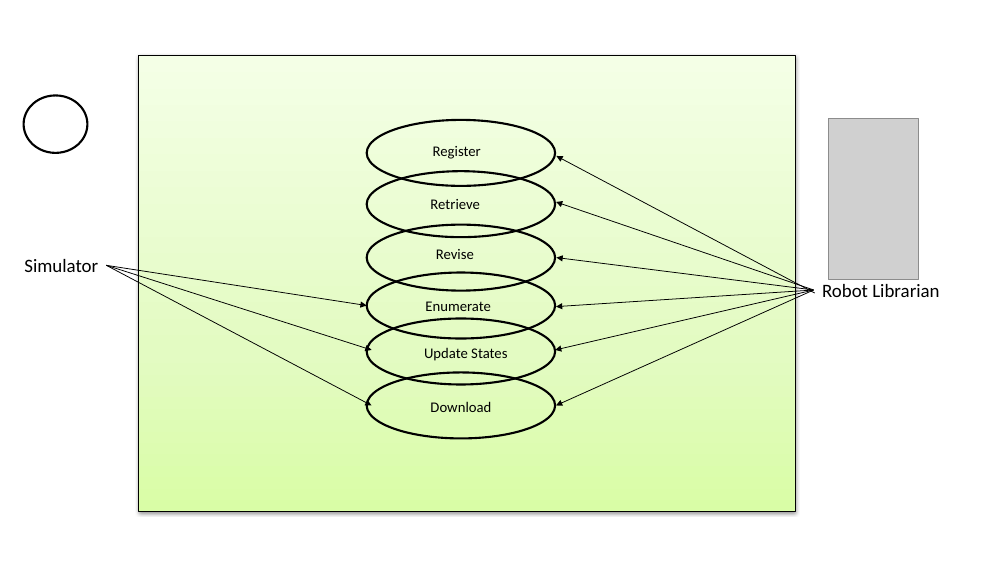
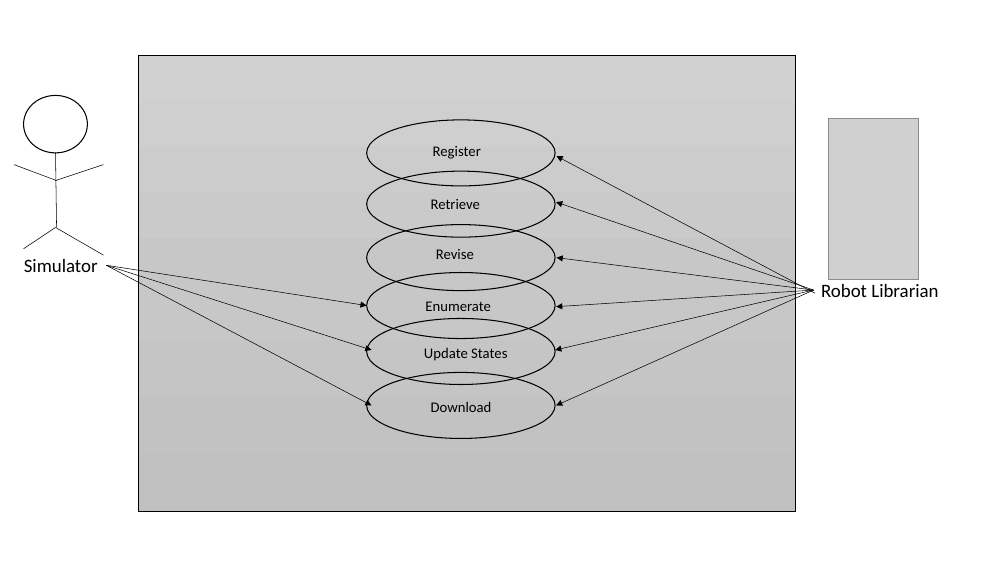
Before and after one commit to LucrativeHippo/BattleBots, a slide deck: slide 2 of doc/requiremnetsPics.pptx. Drawn at 1008x567 pixels with LibreOffice and Linux fonts; fonts in the diff are those of the drawing; grey boxes stand for pictures. Boxes give left, top, right and bottom in pixels: in the first picture for what was removed or moved away, otherwise in the second. Text is boxed around its words. In the diff, an @@ line names an element or a change of style, - is before the commit and + after.

```diff
--- a/doc/requiremnetsPics.pptx
+++ b/doc/requiremnetsPics.pptx
@@ rectangle at (139, 56, 796, 512): fill gradient #DAFDA7 to #E4FCC2 to #F5FFE7 to gradient #D2D2D2 to #C8C8C8 to #C0C0C0; outline #000000 0.75 pt to #000000 0.5 pt; shadow off @@
@@ outline #000000 2 pt to #000000 1 pt in 7 elements at (367, 225, 555, 290), (367, 273, 555, 339), (367, 318, 555, 384), (367, 171, 555, 237), (367, 120, 555, 186), (367, 373, 555, 439), (23, 95, 88, 153) @@
@@ line added from (57, 181) to (14, 165), #000000 0.5 pt @@
@@ line added from (55, 153) to (57, 228), #000000 0.5 pt @@
@@ line added from (55, 181) to (104, 165), #000000 0.5 pt @@
@@ arrow (815, 293) - (557, 156): stroke #000000 0.75 pt to #000000 0.5 pt @@
@@ arrow (814, 290) - (557, 202): stroke #000000 0.75 pt to #000000 0.5 pt @@
@@ line added from (55, 228) to (23, 249), #000000 0.5 pt @@
@@ line added from (55, 228) to (104, 255), #000000 0.5 pt @@
@@ arrow (107, 265) - (371, 350): stroke #000000 0.75 pt to #000000 0.5 pt @@
@@ arrow (107, 265) - (371, 405): stroke #000000 0.75 pt to #000000 0.5 pt @@
@@ arrow (107, 265) - (367, 306): stroke #000000 0.75 pt to #000000 0.5 pt @@
@@ arrow (814, 290) - (557, 258): stroke #000000 0.75 pt to #000000 0.5 pt @@
@@ arrow (814, 290) - (555, 350): stroke #000000 0.75 pt to #000000 0.5 pt @@
@@ arrow (814, 290) - (557, 307): stroke #000000 0.75 pt to #000000 0.5 pt @@
@@ arrow (814, 290) - (557, 405): stroke #000000 0.75 pt to #000000 0.5 pt @@
```
Also in this commit, not shown: 4 other slides changed, 4 slides added.
